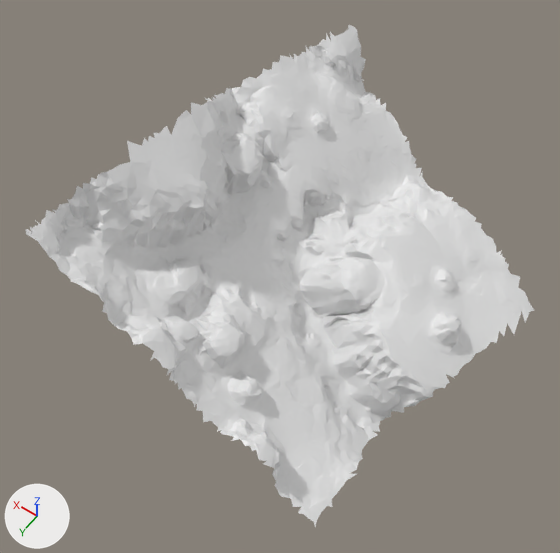
Two versions of the glTF model moon small_tiles/tile_367.glb, one commit apart.
Rendered twice from a camera (50 mm lens) standing at (12.75, 3.17, -15.39) and looking at (16.59, -2.2, -23.84). Every picture has the same lights, and +X, +Y and +Z are marked at lower left. The picture after the commit comes second. Vertices at exactly the same position are counted once.

The older version as bpy lines, for what is in view:
```python
me_t367 = bpy.data.meshes.new('t367')
me_t367.from_pydata(...)  # 5354 vertices, 10360 faces; spans x 13.57..18.76, y -5.78..0.07, z -25.6..-21.86
ob_t367 = bpy.data.objects.new('t367', me_t367)
ob_t367.location = (0.0, 0.0, 0.0)
```
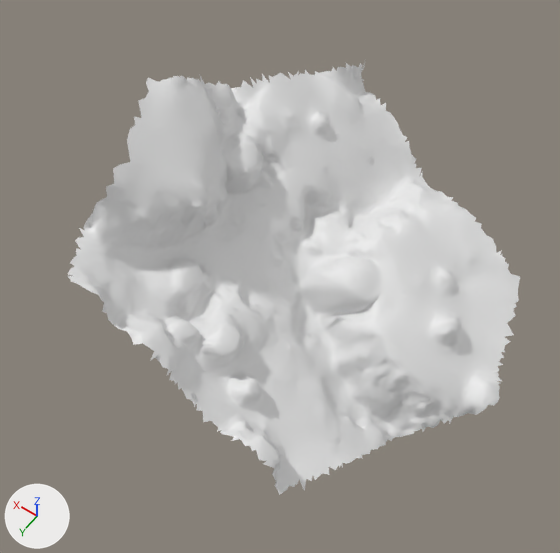
What changed in the scene script:
```text
Change me_t367:
    used by ob_t367; location = (0.0, 0.0, 0.0)
    remove me_t367.from_pydata(...)  # 5354 vertices, 10360 faces; spans x 13.57..18.76, y -5.78..0.07, z -25.6..-21.86
    add me_t367.from_pydata(...)  # 5425 vertices, 10502 faces; spans x 13.35..18.77, y -5.72..0.07, z -25.74..-21.58
    me_t367 part 1: 92 vertices removed from x 13.57..14.96, y -4.51..0.04, z -25.16..-24.54; 252 vertices added at x 13.35..14.59, y -3.77..-1.35, z -25.74..-24.75
    me_t367 part 2: 121 vertices removed from x 18.22..18.76, y -1.13..0.02, z -22.74..-21.99; 139 vertices added at x 18.28..18.77, y -3.69..-1.7, z -22.47..-21.58
    me_t367 part 3: 107 vertices removed from x 17.53..18.32, y -5.78..-4.21, z -22.72..-22.27
```

Boxes (x1, y1, x2, y2) around the edits, measured in the pictures (560 x 553 px; the box of a moved part takes in the faces that stretch with it):
't367', reshaped (11% narrower, 14% shorter): before (26, 25, 534, 528); after (67, 63, 520, 495)
part 1 of me_t367, built on: before (280, 287, 534, 528); after (362, 331, 511, 455)
part 2 of me_t367, moved or reshaped: before (26, 169, 114, 275); after (127, 74, 229, 146)
part 3 of me_t367, deleted: before (262, 25, 365, 77)
